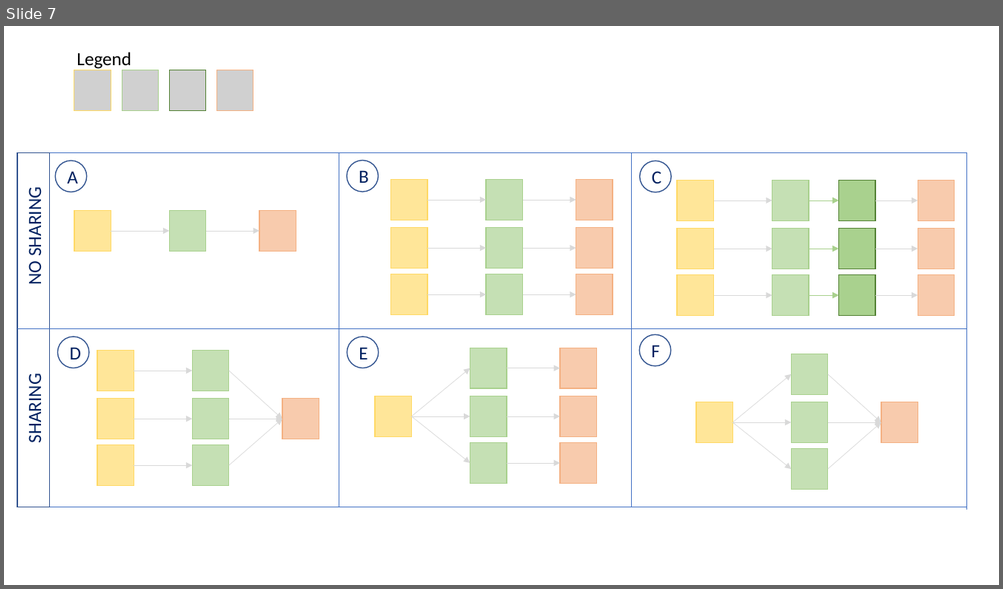
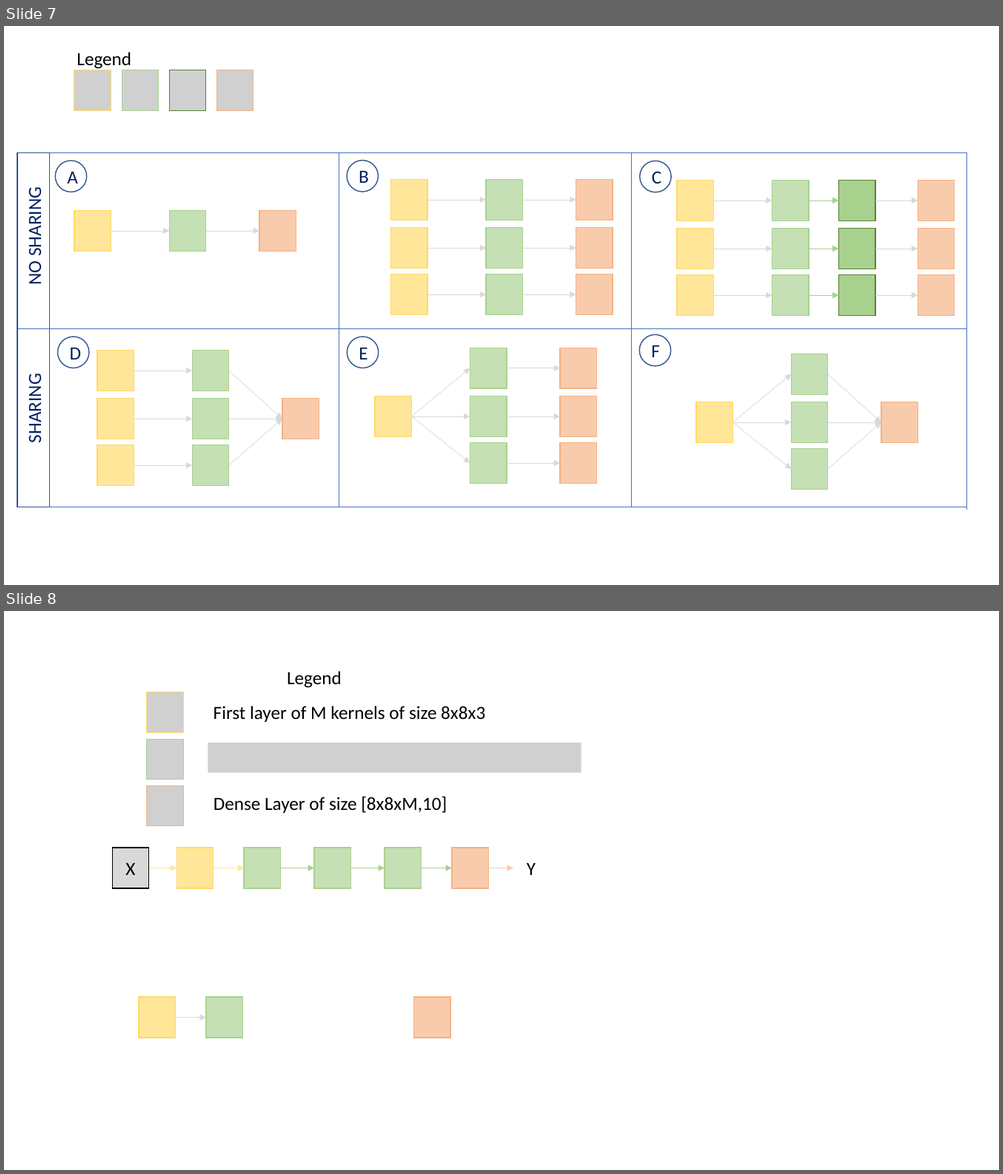
Before and after one commit to PabloRR100/Recursive_Networks, a slide deck: images/images.pptx. Shown one above the other, each under a label of ours: slide 7 before the commit, slides 7 and 8 after it. The pictures are 1003x589 and 1003x1174 pixels, drawn with LibreOffice and Linux fonts; fonts in the diff are those of the drawing; grey boxes stand for pictures. Boxes give left, top, right and bottom in pixels: in the first picture for what was removed or moved away, otherwise in the second. Text is boxed around its words. In the diff, an @@ line names an element or a change of style, - is before the commit and + after.

Commit message:
new figs

```diff
--- a/images/images.pptx
+++ b/images/images.pptx
@@ slide 8 added at (4,611,999,1170), background #FFFFFF @@
@@ text added at (287,671,341,688), 18 pt, text #000000 @@
+Legend
@@ picture added at (147,692,183,732) @@
@@ text added at (213,706,485,722), 18 pt, text #000000 @@
+First layer of M kernels of size 8x8x3
@@ picture added at (147,739,183,780) @@
@@ picture added at (208,743,580,773) @@
@@ picture added at (147,786,183,826) @@
@@ text added at (213,796,447,813), 18 pt, text #000000 @@
+Dense Layer of size [8x8xM,10]
@@ rectangle added at (112,849,149,889), fill #D9D9D9, outline #000000 1 pt, 18 pt, text #000000 @@
+X
@@ rectangle added at (176,849,213,889), fill #FFE699, outline #FFD966 1 pt @@
@@ rectangle added at (244,849,281,889), fill #C5E0B4, outline #A9D18E 1 pt @@
@@ rectangle added at (314,849,351,889), fill #C5E0B4, outline #A9D18E 1 pt @@
@@ rectangle added at (384,849,421,889), fill #C5E0B4, outline #A9D18E 1 pt @@
@@ rectangle added at (452,849,488,889), fill #F8CBAD, outline #F4B183 1 pt @@
@@ arrow added from (149, 869) to (176, 869), #FFE699 0.5 pt @@
@@ arrow added from (213, 869) to (244, 869), #FFE699 0.5 pt @@
@@ arrow added from (281, 869) to (314, 869), #A9D18E 0.5 pt @@
@@ arrow added from (351, 869) to (384, 869), #A9D18E 0.5 pt @@
@@ arrow added from (421, 869) to (452, 869), #A9D18E 0.5 pt @@
@@ arrow added from (488, 869) to (513, 869), #F8CBAD 0.5 pt @@
@@ text added at (526,863,535,875), 18 pt, text #000000 @@
+Y
@@ rectangle added at (138,997,175,1038), fill #FFE699, outline #FFD966 1 pt @@
@@ rectangle added at (206,997,243,1038), fill #C5E0B4, outline #A9D18E 1 pt @@
@@ rectangle added at (414,997,450,1038), fill #F8CBAD, outline #F4B183 1 pt @@
@@ arrow added from (175, 1017) to (206, 1017), #D9D9D9 0.5 pt @@
```
